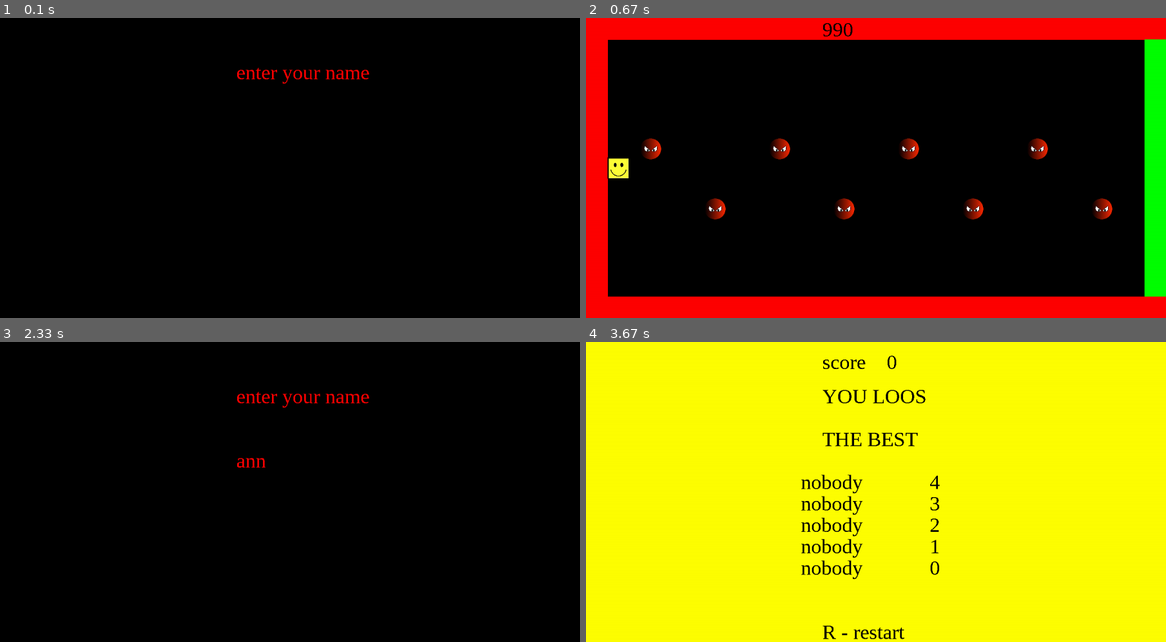
Above: before the commit, frames 1-4 (two rows, left to right).
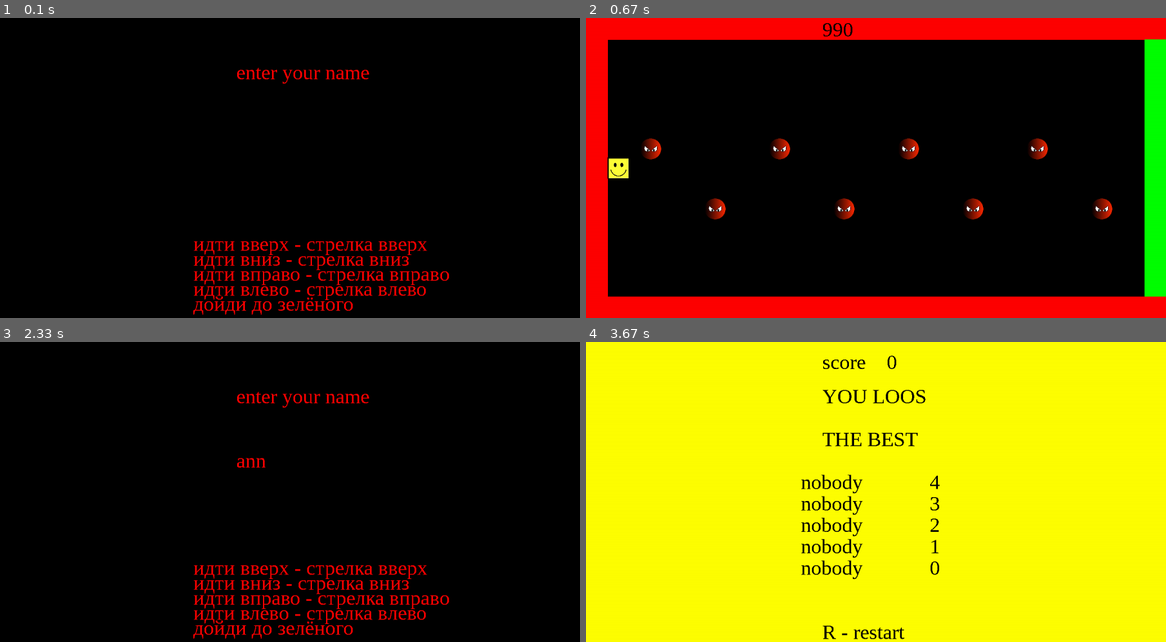
Above: after the commit, the same moments.

Repository: Memaaaaaaa/PyGame
Game: pygame game, started from main.py
Two runs of this game, one before a commit and one after it. Both use one fixed random seed, a clock stepped at 60 frames per second and the inputs below.
Inputs:
- Up to frame 1 (0.1 s): no input
- Up to frame 2 (0.67 s): tap Enter at 0.33 s
- Up to frame 3 (2.33 s): hold Right 0.67-1.13 s; hold Up 1.22-1.52 s; hold R 1.55-2.02 s; hold Right 1.55-2.02 s; type "ann" at 2.05 s
- Up to frame 4 (3.67 s): tap Enter at 2.38 s; hold Right 2.55-3.02 s; hold Left 3.05-3.58 s

The runs differ from the first frame. In frame 1, 2.9% of the frame differs, in the area x 33-78%, y 74-99%; in frame 2, nothing differs; in frame 3, 2.9%; in frame 4, nothing differs.

Commit message:
Update main.py

Diff:
--- a/main.py
+++ b/main.py
@@ -1,30 +1,38 @@
-import time
+
+import sqlite3 as sq
 import pygame as p
-import sqlite3 as sq
+
 p.init()
+
 player = p.sprite.Group()        #создание группы игрока
 s = 1000        #счёт
 FPS = 30        # количество кадров в секунду
 recname = []        #список ников игроков в убывающем порядке
-save = True         #добавлять в базу или нет. Чтобы добавить только один раз
 f = p.font.SysFont('serif', 48)         #шрифт и его размер
 clock = p.time.Clock()      #создание задержки
+
 class Base:         # работа с базой данных
     def __init__(self, name = 'qwer.db'):       # создание базы
         self.con = sq.connect(name)         # создание соединения
         self.cur = self.con.cursor()        # создание курсора
         self.create_table()         # создание таблицы
+
     def create_table(self, name='score'):       # создание таблицы
         self.cur.execute(f"""CREATE TABLE IF NOT EXISTS '{name}'(nic text, score int)""")       # создание таблицы score
+
     def insert(self, nic_us, score, name='score'):      # добавление
         self.cur.execute(f"""INSERT INTO {name} (nic, score) VALUES('{nic_us}', '{score}')
-""")        # добавление данных в таблицу
+                            """)        # добавление данных в таблицу
         self.con.commit()       # сохранение изменений
+
     def all(self, name='score'):        # получение данных таблицы
         self.cur.execute(f"SELECT * FROM {name}")       # выделение всей таблицы
         return self.cur.fetchall()      # возврат данных
+
     def __del__(self):      # закрытие соединения
         self.con.close()
+
+
 class Player(p.sprite.Sprite):      #класс игрока
     def __init__(self):
         p.sprite.Sprite.__init__(self)
@@ -33,9 +41,12 @@
         self.rect.center = (75, 350)        #установка начальных координат игрока
         self.x = 0      #скорость по х
         self.y = 0      #скорость по у
+
     def update(self) :
         self.rect.x += self.x       #движение по х
         self.rect.y += self.y       #движение по у
+
+
 class Vrag (p.sprite.Sprite):       #класс врага
     def __init__(self, x, y):
         p.sprite.Sprite.__init__(self)
@@ -43,10 +54,12 @@
         self.rect = self.image.get_rect()       # создание "хитбокса"
         self.rect.center = (x, y)       #установка начальных координат врага
         self.y = 25         # скорость движения врага
+
     def update(self) :
         if self.rect.bottom>650 or self.rect.top<50:        # касание границ экрана
             self.y = -self.y        # смена направления движения
         self.rect.y += self.y       # движение врага
+
 scr = p.display.set_mode((1350, 700))       # создание окна игры для загрузки изображений
 all = p.sprite.Group()      # создание группы врагов
 im = p.image.load('2.png').convert_alpha()      # загрузка изображения врага
@@ -58,11 +71,19 @@
 text_score = f.render('score', False, (0, 0, 0))        # создание надписи score
 text1 = f.render('R - restart', False, (0, 0, 0))       # подготовка надписи о рестарте
 best = f.render('THE BEST', False, (0, 0, 0))       #подготовка надписи лучшие
+ruls = (f.render('идти вверх - стрелка вверх', False, (255, 0, 0)),
+        f.render('идти вниз - стрелка вниз', False, (255, 0, 0)),
+        f.render('идти вправо - стрелка вправо', False, (255, 0, 0)),
+        f.render('идти влево - стрелка влево', False, (255, 0, 0)),
+        f.render('дойди до зелёного', False, (255, 0, 0)),
+        ) #правила игры
+
 for i in range(0, 8):       # цикл создания врагов
     vrags[i] = Vrag(150+150*i, 80+540*(i%2))        # создание врагов в определённых координатах
     vrags[i].image = IM         # наложение на врагов изображений
     all.add(vrags[i])       # добавление в группу
     vragsrect.append(vrags[i].rect)         # добавление хитбокса врага в список
+
 player = Player()       # создание персонажа
 im = p.image.load('1.jpg').convert_alpha()      # загрузка изображения персонажа
 IM = p.transform.scale(im, (50, 50))        # изменение разера изображения
@@ -74,51 +95,73 @@
 sqbase = Base()         # создание базы
 sqbase.create_table()       # создание таблицы
 records = sqbase.all()      # получение информации из базы на случай если игрок проиграет
+
 if len(records)<5:      # если в базе нет 5 строк
     for i in range(5):      # заполняем 5 строк
         sqbase.insert('nobody', i)
+
 records = sqbase.all()      # получение банных из базы
 score = []      # создание списка для счёта
+
 for i in records:       #заполнение списка счёта
     score.append(i[1])
+
 score.sort()        # сортировка списка для выявления рекордсменов
 top_nik = []        # список имён рекордсменов
 top_score = []      #список счёта рекордсменов
+
 for i in range(-1, -6, -1):         # сборка лучших результатов в список
     top_score.append(score[i])
+
 for i in top_score:         # сборка ников рекордсменов
     for j in records:
         if i == j[1]:
             top_nik.append(j[0])
+
 text_num_score = f.render(str(s), False, (0, 0, 0))
 top_nik_text = []       # список для ников в таблице рекордов
 top_score_text = []         # список для счёта в таблице рекордов
+
 for i in range(5):      # создание надписей ников и счета рекордсменов
     top_nik_text.append(f.render(top_nik[i], False, (0, 0, 0)))
     top_score_text.append(f.render(str(top_score[i]), False, (0, 0, 0)))
+
+
 while run:          # основной цикл
     scr = p.display.set_mode((1350, 700))       #пересоздание экрана
+
     while nik:      # цикл ввода ника
+        y_rul_text = 500    # координата у правил
+
+        for i in range(5):  #прорисовка правил
+            scr.blit(ruls[i], (450, y_rul_text))   #прорисовка правил
+            y_rul_text += 35
+
         a = f.render('enter your name', False, (255, 0, 0))         # создание надписи введи имя
         scr.blit(a, (1100 / 2, 100))        # прорисовка надписи введи имя на экране
         text_nik = f.render(NIK, False, (255, 0, 0))        # создание надписи ника игрока
         scr.blit(text_nik, (1100 / 2, 250))         # вывод ника на экран
         p.display.flip()        # обновление экрана экрана
+
+
         for i in p.event.get():         # цикл обработки событий
             if i.type == p.QUIT:        # закрытие окна
                 nik = False         # выход из цикла ввода ника
                 run = False      # выход из основного цикла
                 sqbase.__del__()        # удаление соединения
+
             if i.type == p.KEYDOWN:         # обработка событий нажатия клавишь
                 if i.key == p.K_RETURN:         # обработка нажатия на enter
                     nik = False         # выход из цикла ввода ника
                     p.display.flip()        # обновление экрана
+
                 elif i.key == p.K_BACKSPACE:        # обработка нажатия на backspace
                     scr = p.display.set_mode((1350, 700))       # очищение экрана
                     NIK = NIK[0:len(NIK)-1]         # удаление последнего символа
                     text_nik = f.render(NIK, False, (255, 0, 0))        # перезапись надписи ника
                     scr.blit(text_nik, (1100 / 2, 250))         # прорисовка ника
                     p.display.flip()        #обновление экрана
+
                 elif len(NIK) < 14:         # ограничение 14 символов
                     NIK += i.unicode        # добавление символа нажатой кнопки в конец ника
 
@@ -132,63 +175,86 @@
     r = scr.get_at((player.rect.right+1, player.rect.top+26))       # определение цвета пикселя справа от игрока
     l = scr.get_at((player.rect.left-1, player.rect.top+26))        # определение цвета пикселя слева от игрока
     t = scr.get_at((player.rect.right-26, player.rect.top-2))       # определение цвета пикселя сверху от игрока
+
+
     for i in p.event.get():         # обработка событий
         if i.type == p.QUIT:        # обработка закрытия окна
             run = False         # выход из основного цикла
             sqbase.__del__()        # удаление соединения
+
         if i.type == p.KEYDOWN:         # обработка нажатия на клавиши
             if i.key == p.K_LEFT and l ==(0, 0, 0, 255):        # стрелка влево
                 player.x = -5       # движение влево
+
             if i.key == p.K_RIGHT and r ==(0, 0, 0, 255):       # стрелка вправо
                 player.x = 5        # движение вправо
+
             if i.key == p.K_UP and t ==(0, 0, 0, 255):      # стрелка вверх
                 player.y = -5       # движение вверх
+
             if i.key == p.K_DOWN and d ==(0, 0, 0, 255):        # стрелка вниз
                 player.y = 5        # движение вниз
 
         if i.type == p.KEYUP:       # обработка отжатия клавишь
             if i.key == p.K_LEFT:       # стрелка влево
                 player.x = 0        # установка нуливой скорости
+
             if i.key == p.K_RIGHT:      # стрелка вправо
                 player.x = 0        # установка нуливой скорости
+
             if i.key == p.K_UP:         # стрелка вверх
                 player.y = 0        # установка нуливой скорости
+
             if i.key == p.K_DOWN:       # стрелка вниз
                 player.y = 0        # установка нуливой скорости
+
+
     if d != (0, 0, 0, 255) and player.y>0:      # если пиксель снизу не чёрный
         player.y = 0        # установка нуливой скорости
+
     if t != (0, 0, 0, 255) and player.y<0:      # если пиксель сверху не чёрный
         player.y = 0        # установка нуливой скорости
+
     if l != (0, 0, 0, 255) and player.x<0:      # если пиксель слева не чёрный
         player.x = 0        # установка нуливой скорости
+
     if r != (0, 0, 0, 255) and player.x>0:      # если пиксель справа не чёрный
         player.x = 0        # установка нуливой скорости
+
     if player.rect.collidelist(vragsrect) != -1:        # если хитпоинт игрока соприкосается с хитпоинтом одного из врагов
         s = 0       # обнуление счёта
         loos = True         # запуск цикла проигрыша
         text_num_score = f.render(str(s), False, (0, 0, 0))     # создание надписи очков в последней игре
+
     if r == (0, 255, 0):        # если пиксел справа зелёный
         win = True      # запуск цикла победы
         sqbase.insert(NIK, s)       # добавление результатов в базу
         records = sqbase.all()      # получение всей информации из базы
         score = []      # список для счёта
+
         for i in records:       # заполнение списка для счёта
             score.append(i[1])
+
         score.sort()        # сортировка сиска со счётом для выявления 5 лучших
         top_nik = []        #список лучших ников
         top_score = []      # список лучших очков
+
         for i in range(-1, -6, -1):     # отбор 5 лучших очков
             top_score.append(score[i])
+
         for i in top_score:     # отбор 5 лучших иков
             for j in records:
                 if i == j[1]:
                     top_nik.append(j[0])
+
         text_num_score = f.render(str(s), False, (0, 0, 0))         # создание надписи счёта последней игры
         top_nik_text = []       # список надписей ников рекордсменов
         top_score_text = []         # список надписей счёта рекордсменов
+
         for i in range(5):      # заполнение списков для таблицы рекордов
             top_nik_text.append(f.render(top_nik[i], False, (0, 0, 0)))
             top_score_text.append(f.render(str(top_score[i]), False, (0, 0, 0)))
+
     while win == True or loos == True:      # цикл победы и поражения
         for i in p.event.get():         # обработка событий
             if i.type == p.QUIT:        # закрытие окна
@@ -196,6 +262,7 @@
                 win = False         # выход из цикла победы
                 loos = False        # выход из цикла поражения
                 sqbase.__del__()        # удаление соединения
+
             if i.type == p.KEYDOWN:     # обработка нажатия клавишь
                 if i.key == p.K_r:      # если клавша R нажата
                     nik = True      # запуск цикла записи ника
@@ -210,6 +277,7 @@
 
         if win:         # если победил
             text = f.render("YOU WIN", False, (0, 0, 0))    # подготовка надписи о победе
+
         if loos:        # если проиграл
             text = f.render("YOU LOOS", False, (0, 0, 0))       # подготовка надписи о поражении
 
@@ -218,14 +286,18 @@
         scr.blit(text, (1100/2, 100))       # прорисовка текста о победе или поражении
         scr.blit(text1, (1100/2, 650))      # прорисовка надписи о рестарте
         scr.blit(best, (1100/2, 200))       # прорисовка надписи лучшие
+
         for i in range(5):      # прорисовка таблицы рекордов
             scr.blit(top_nik_text[i], (500, 300+50*i))
             scr.blit(top_score_text[i], (800, 300+50*i))
         p.display.flip()        # обновение экрана
+
     if s>0:         # если счётчик больше 0
         s = s - 1       # уменьшение счётчика
+
     cout = f.render(str(s), False, (0, 0, 0))
     scr.blit(cout, (1100/2, 0))
+
     all.update()        # вызов функции движения игрока
     p.display.flip()        # обновление эерана
     clock.tick(FPS)     #задержка
